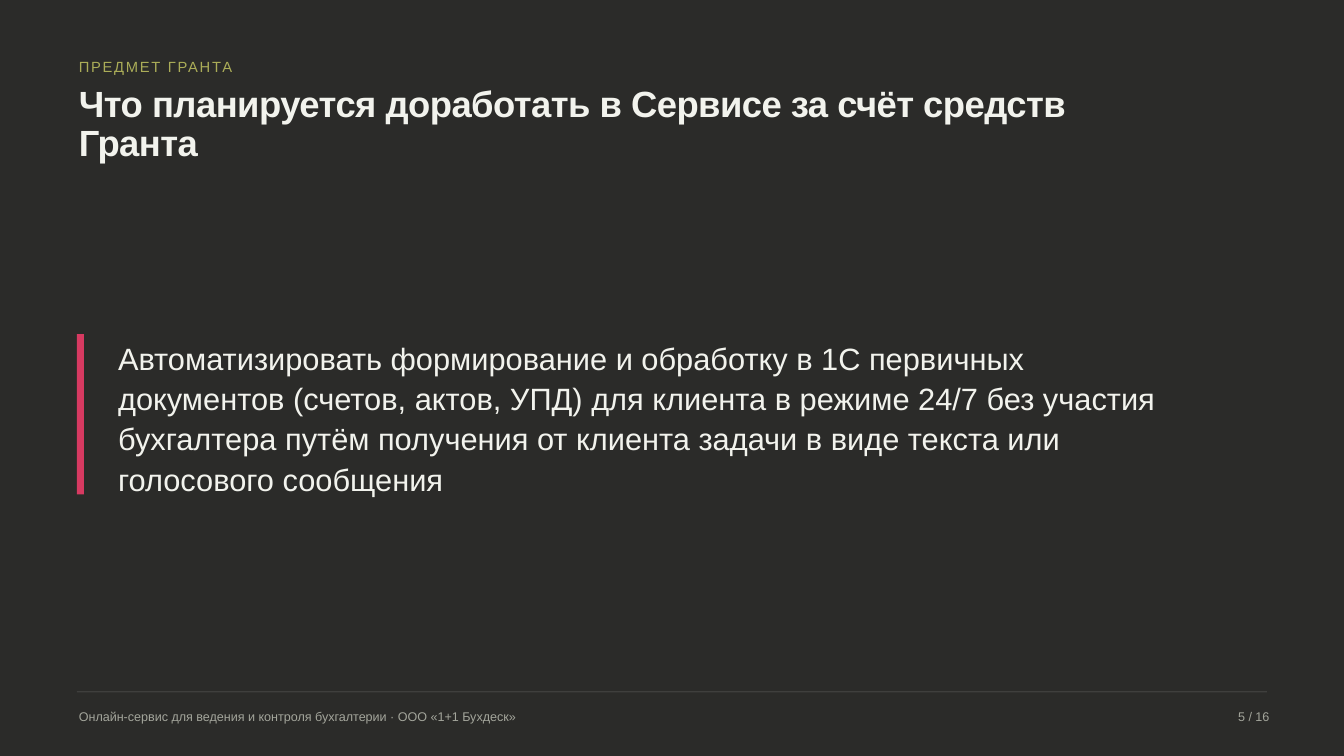
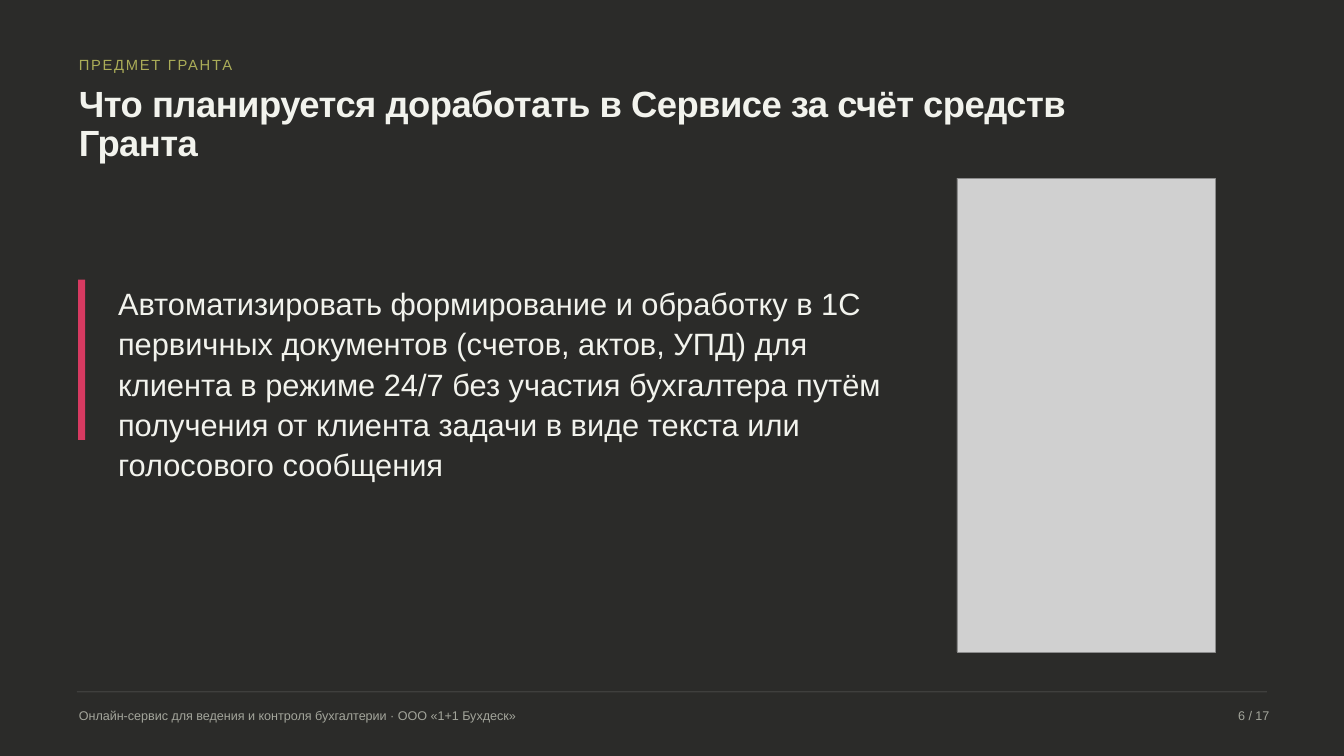
Before and after one commit to fagencymarketing-coder/Content, a slide deck: slide 6 of 05-content/prezentacii/grant-buhdesk/prezentaciya-grant-buhdesk-final.pptx (slide 5 before the commit). Drawn at 1344x756 pixels with LibreOffice and Linux fonts; fonts in the diff are those of the drawing; grey boxes stand for pictures. Boxes give left, top, right and bottom in pixels: in the first picture for what was removed or moved away, otherwise in the second. Text is boxed around its words. In the diff, an @@ line names an element or a change of style, - is before the commit and + after.

```diff
--- a/05-content/prezentacii/grant-buhdesk/prezentaciya-grant-buhdesk-final.pptx
+++ b/05-content/prezentacii/grant-buhdesk/prezentaciya-grant-buhdesk-final.pptx
@@ text "ПРЕДМЕТ ГРАНТА" at [77,53,1344,77]: line spacing 1.14 to 1.04 @@
@@ picture added at [957,178,1216,652] @@
@@ rectangle: place and size @@
-rectangle at [77,334,84,494]
+rectangle at [78,280,85,439]
@@ text "Автоматизировать формирование и обработку в ..." rewrapped from [118,347,1155,496] to [118,292,880,482] @@
@@ text at [1238,711,1269,720]: text changed @@
-5 / 16
+6 / 17
```
Also in this commit, not shown: 15 other slides changed, 1 slide added, 1 other file.
